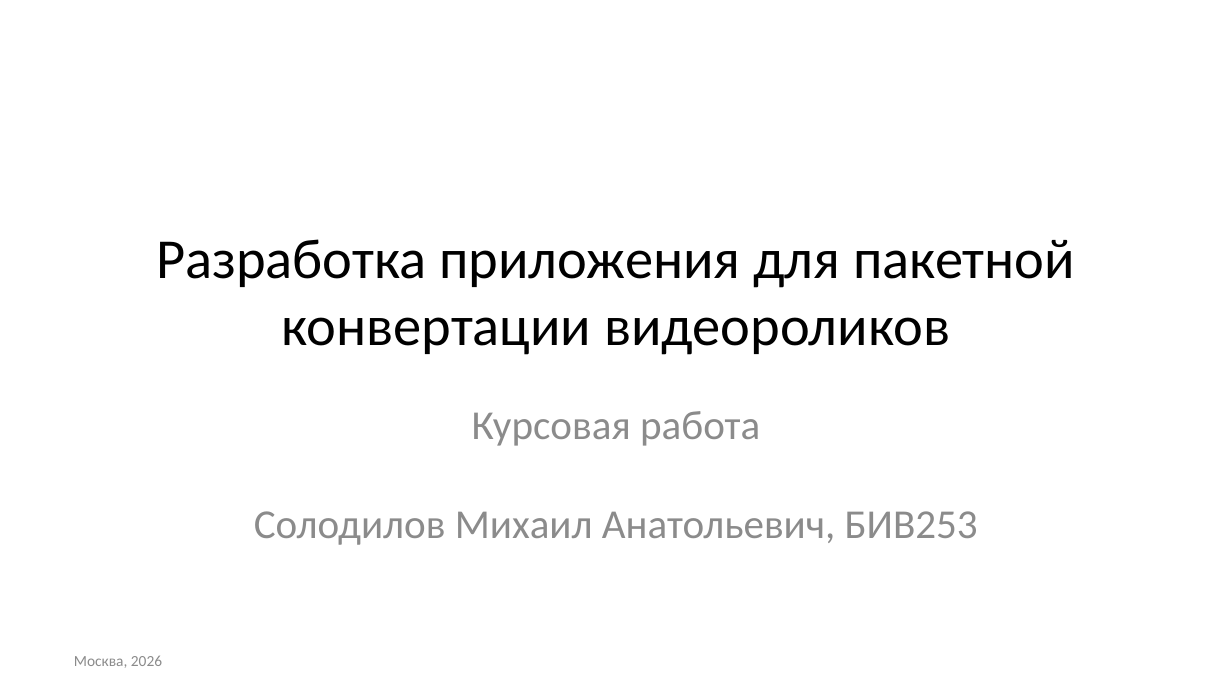
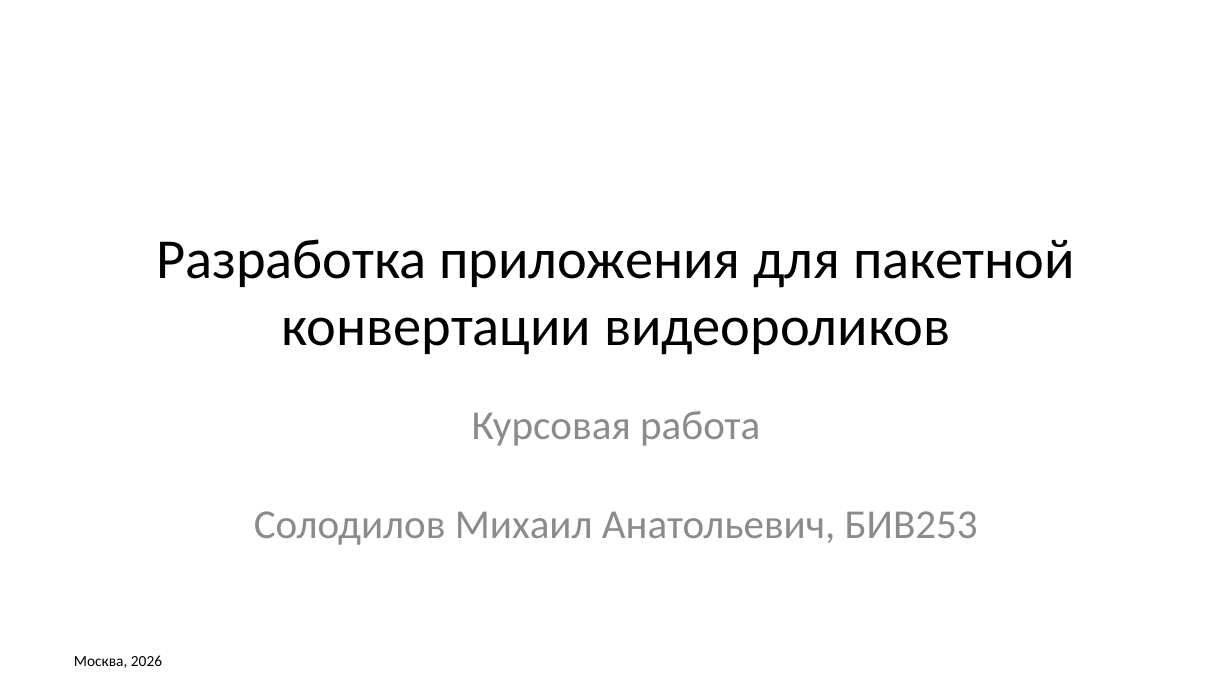
Before and after one commit to Wool5443/Study-data, a slide deck: slide 1 of Programming/Project/presentation/floppy-defense.odp. Drawn at 1232x693 pixels with LibreOffice and Linux fonts; fonts in the diff are those of the drawing. Boxes give left, top, right and bottom in pixels: in the first picture for what was removed or moved away, otherwise in the second. Text is boxed around its words. In the diff, an @@ line names an element or a change of style, - is before the commit and + after.

```diff
--- a/Programming/Project/presentation/floppy-defense.odp
+++ b/Programming/Project/presentation/floppy-defense.odp
@@ text "Москва, 2026" at [74,655,162,668]: text colour #8C8C8C to #000000 @@
```
Also in this commit, not shown: 13 other slides changed, 4 slides removed, 3 other files.
